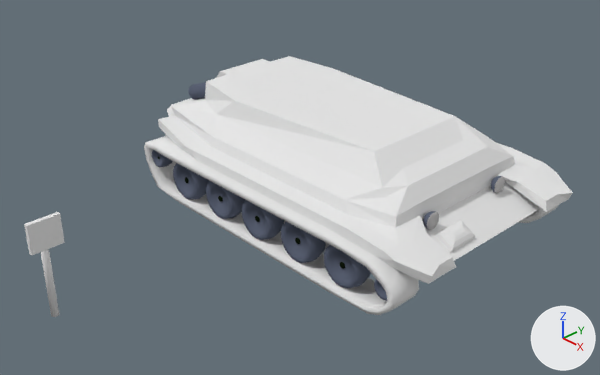
An edit to the Blender file materials/models/amb/sign/sign.blend, drawn before and after from the same camera.
Rendered twice from a 50 mm lens placed at (1.446, -0.635, 0.968), pointed at (0.067, 0.672, -0.016). Lighting does not change. The marker at lower right points along +X, +Y and +Z.

In view in the first picture: 'Body Final', 'Cylinder.001'.
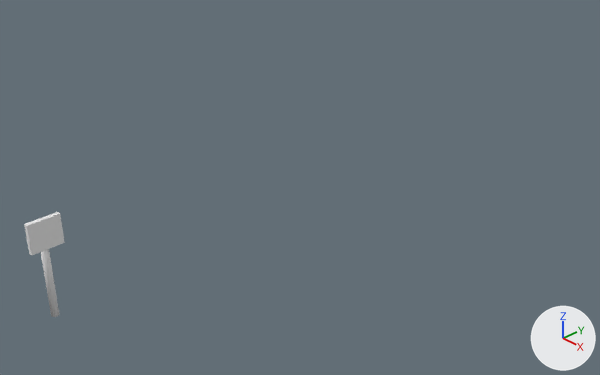
Pixel boxes [x1, y1, x2, y2] of what changed, in the pictures (600 x 375 px):
'Body Final', hidden
    before: [144, 56, 573, 315]

Diff of the bpy script that builds the scene:
```diff
--- a/materials/models/amb/sign/sign.blend.py
+++ b/materials/models/amb/sign/sign.blend.py
@@ ob_body_final @@
 ob_body_final.location = (0.0, 0.878, 0.0)
+ob_body_final.hide_viewport = True
```
